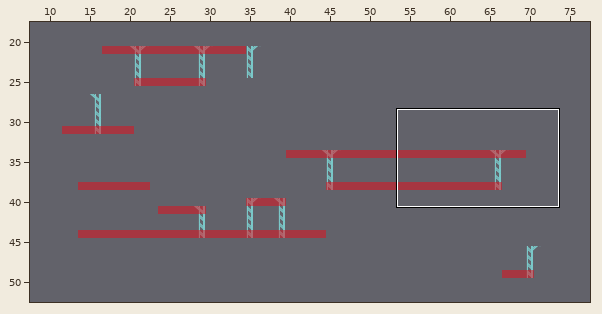
Tiled map (JSON) -- assets/jsons/levels/level4.json. The picture above shows the old version from afar; the outline marks the close-up.
Close-up. First the earlier version:
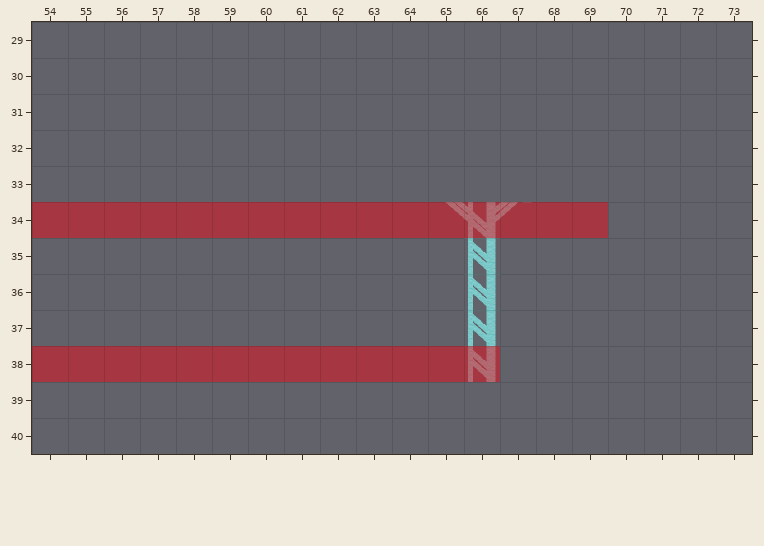
Cells are 64x64 px. Shown: x 54..73, y 29..40. The commit also changed other parts of the map, which this record leaves out. Tiles whose own drawing changed are shown in their newer look in all pictures. Not drawn, because the pictures are missing: unchanged layer "Terrain".
The same view after the edit:
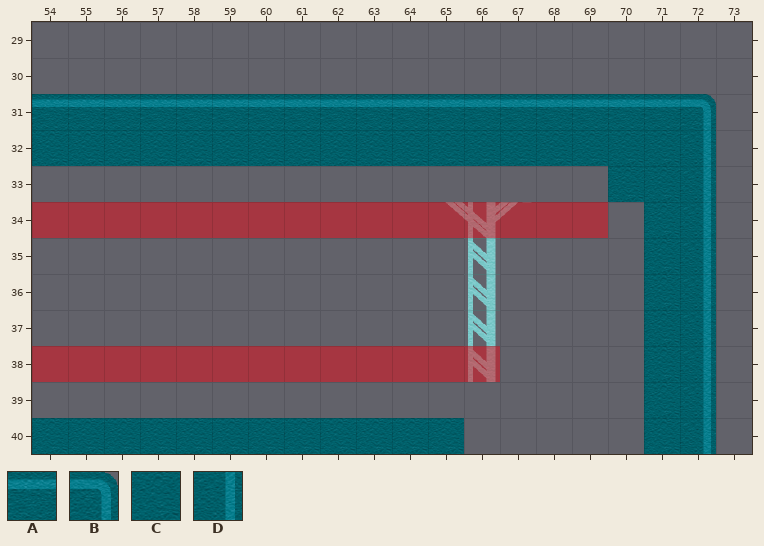
Key: from "backgroundTiles": A 1 "backgroundTiles", B 2 "backgroundTiles", C 6 "backgroundTiles", D 7 "backgroundTiles".
_ is an empty cell.
Tiles of an added or newly shown layer are drawn over the layers below it.
Difference:
Layer "Background" (added):
The edit adds tile A in row 31 at x 54 to 71.
The edit adds tile B in row 31 at x 72.
The edit adds tile C in row 32 at x 54 to 71; in row 33 at x 70 to 71; in rows 34 to 39 at x 71; in row 40 at x 54 to 65 and 71.
The edit adds tile D in rows 32 to 40 at x 72.
Changed places in both close-ups, as pixel boxes (x1, y1, x2, y2):
added: (32, 94, 716, 454)
